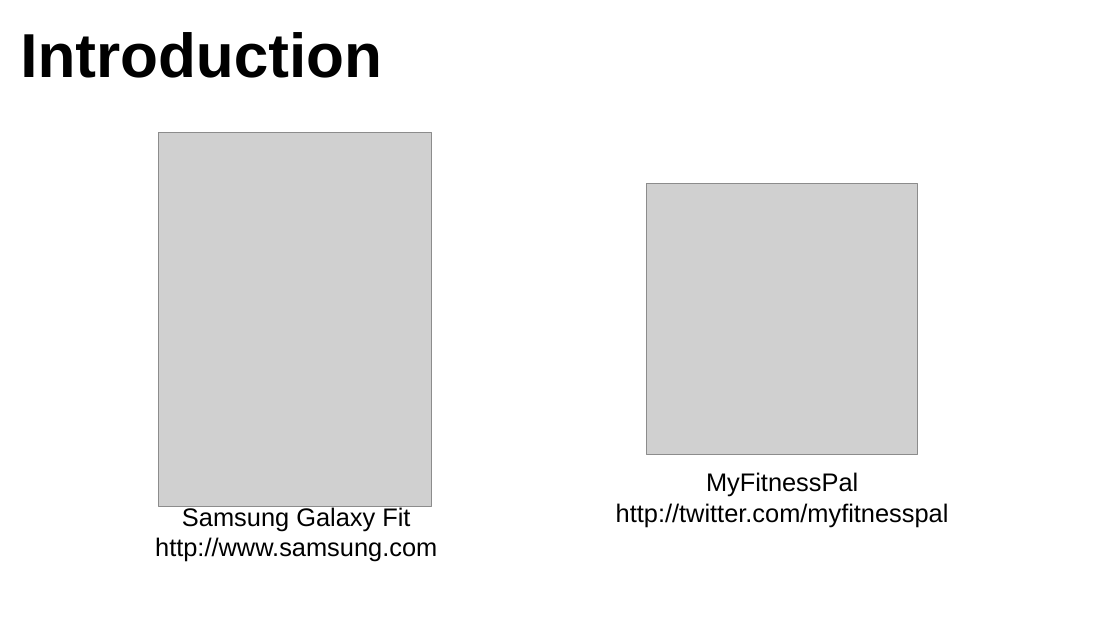
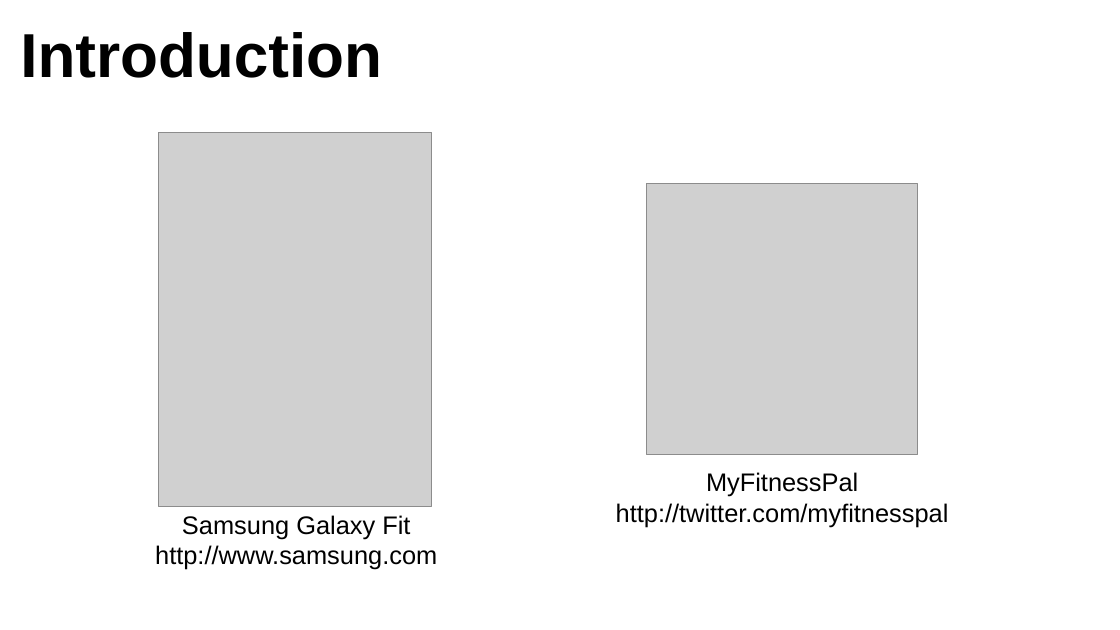
Before and after one commit to M4p4ch3/UniPassau.WS, a slide deck: slide 4 of 07.23 finalPresentation/WS 07.23 finalPresentation.odp. Drawn at 1120x630 pixels with LibreOffice and Linux fonts; fonts in the diff are those of the drawing; grey boxes stand for pictures. Boxes give left, top, right and bottom in pixels: in the first picture for what was removed or moved away, otherwise in the second. Text is boxed around its words. In the diff, an @@ line names an element or a change of style, - is before the commit and + after.

Commit message:
Complete Final Presentation

```diff
--- a/07.23 finalPresentation/WS 07.23 finalPresentation.odp
+++ b/07.23 finalPresentation/WS 07.23 finalPresentation.odp
@@ text "Samsung Galaxy Fit http://www.samsung.com": place and size @@
-text "Samsung Galaxy Fit http://www.samsung.com" at [155, 505, 437, 562]
+text "Samsung Galaxy Fit http://www.samsung.com" at [155, 515, 437, 570]
```
Also in this commit, not shown: 1 other slide changed, 2 slides added, 7 other files.
